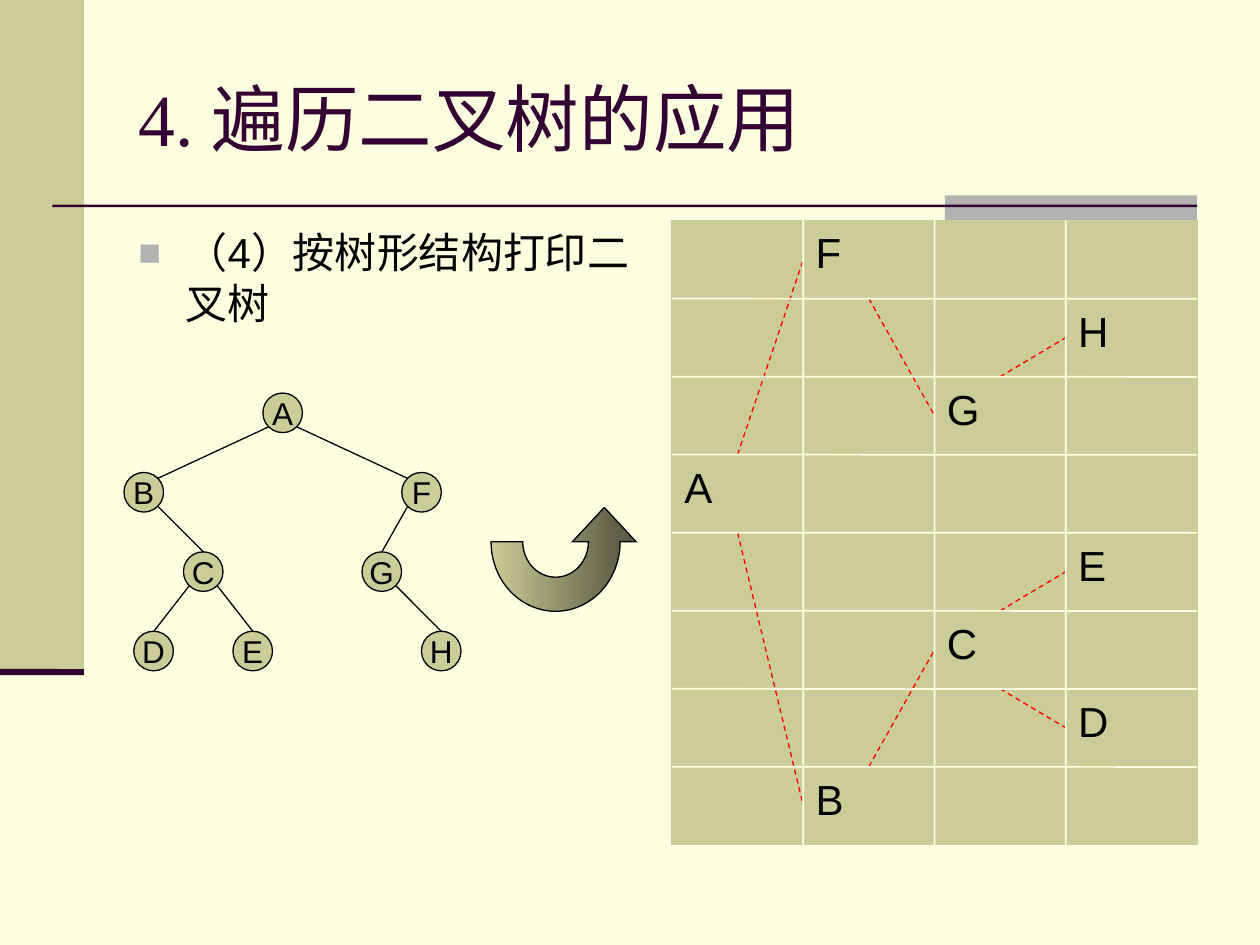
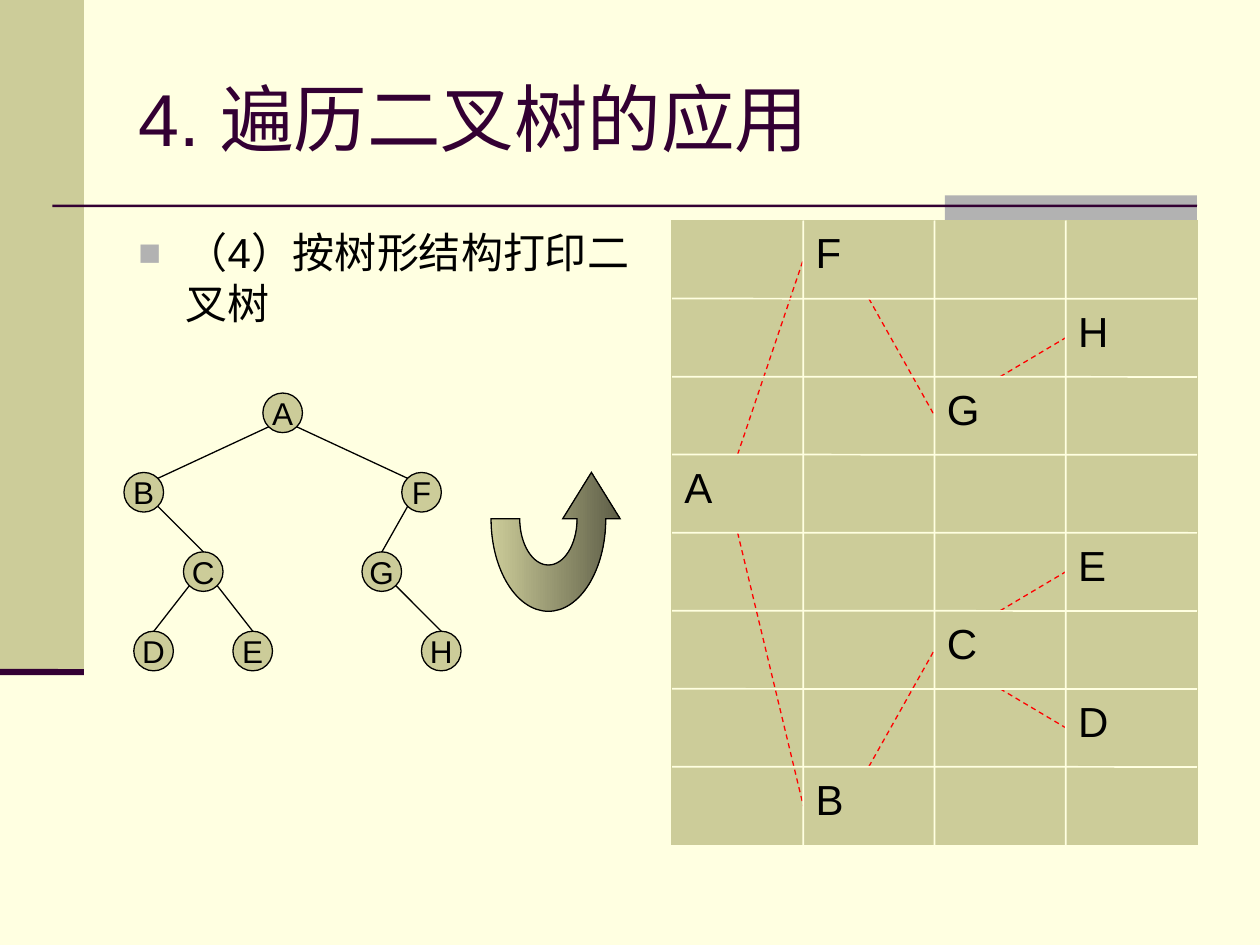
Before and after one commit to zhuangbo/ds-cpp, a slide deck: slide 21 of slides/PPT/ds6.3.ppt. Drawn at 1260x945 pixels with LibreOffice and Linux fonts; fonts in the diff are those of the drawing. Boxes give left, top, right and bottom in pixels: in the first picture for what was removed or moved away, otherwise in the second. Text is boxed around its words. In the diff, an @@ line names an element or a change of style, - is before the commit and + after.

```diff
--- a/slides/PPT/ds6.3.ppt
+++ b/slides/PPT/ds6.3.ppt
@@ title "4. 遍历二叉树的应用" at [138, 83, 808, 152]: font Times New Roman to Arial @@
@@ freeform shape at [491, 472, 620, 611]: fill gradient #5E5E46 to #CCCC99 to gradient #CCCC99 to #5E5E47; outline redrawn @@
```
Also in this commit, not shown: 35 other slides changed, 6 slides added.
